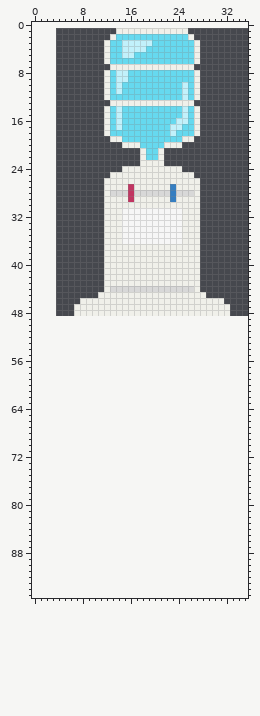
A pixel-art file gets an edit: game/sprites/misc/water-cooler.ase. Above, as it was before the edit.
32x48 pixels, 1 frame. The old version is drawn lined up with the new one, on the new canvas.
After the commit:
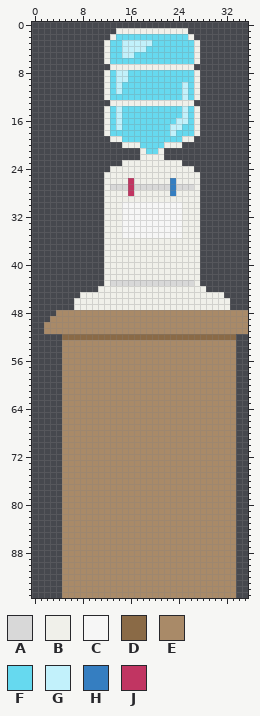
Palette (. is transparent): A #d8d8d8  B #f0f0ea  C #f6f6f6  D #8a6a46  E #a98a68  F #66d9ef  G #c2f1fb  H #357ec1  J #c13562
Difference:
canvas 32x48 -> 36x96, the old top-left corner now at 4,1
Colour B becomes colour A in row 27 at x 13 to 15, 17 to 22 and 24 to 26; in row 43 at x 13 to 26.
The author put colour B in row 23 at x 15 to 17 and 22 to 24; in row 24 at x 13 to 14 and 25 to 26; in row 25 at x 12 and 27; in row 44 at x 11 and 28; in row 45 at x 8 to 10 and 29 to 31; in row 46 at x 7 and 32.
Colour A becomes colour B in row 28 at x 13 to 15, 17 to 22 and 24 to 26; in row 44 at x 13 to 26.
Colour C becomes colour B in row 36 at x 15 to 24.
Colour F becomes colour B in row 22 at x 19 to 20.
Colour H becomes colour B in row 29 at x 23.
Colour J becomes colour B in row 29 at x 16.
Colour B becomes colour C in row 30 at x 15 to 24.
The author put colour D in row 52 at x 5 to 33.
The author put colour E in row 48 at x 4 to 6 and 33 to 35; in row 49 at x 3 to 35; in rows 50 to 51 at x 2 to 35; in rows 53 to 95 at x 5 to 33.
Colour B becomes colour E in row 48 at x 7 to 32.
Colour B becomes colour H in row 26 at x 23.
Colour B becomes colour J in row 26 at x 16.
Changed places in both pictures, as pixel boxes (x1, y1, x2, y2):
changed: (104, 154, 200, 208)
changed: (122, 238, 182, 244)
changed: (44, 280, 248, 598)
